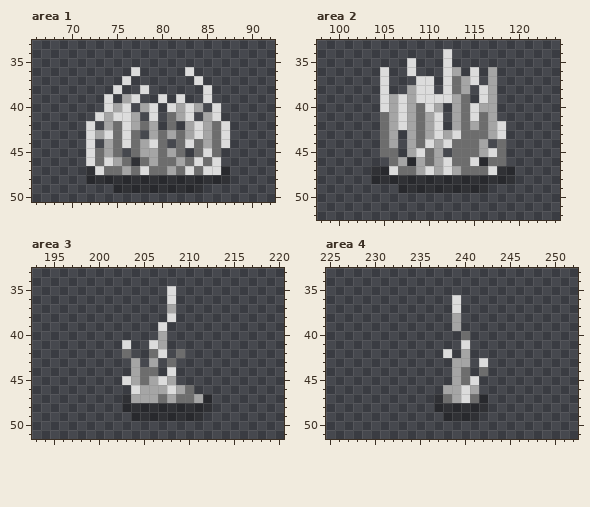
Edited in one commit: pixel-art file (IdleCollector/Content/Textures/sprites.aseprite). Above: the version before the commit.
288x112 pixels, 1 frame. Colours within 5 levels of each other are drawn and written as one. Shown: area 1: x 66..92, y 33..50; area 2: x 98..124, y 33..52; area 3: x 193..220, y 33..51; area 4: x 225..252, y 33..51. The old version is drawn lined up with the new one, on the new canvas. The commit also changed other parts of the picture, which this record leaves out.
After the commit:
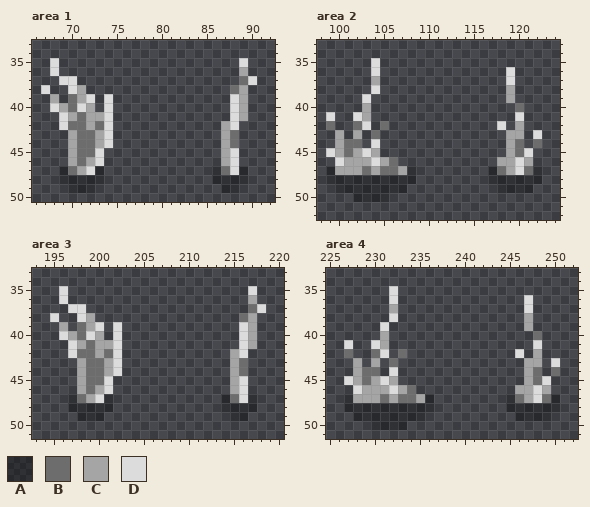
Palette (. is transparent): A #00000051  B #6d6d6d  C #a5a5a5  D #dcdcdc
Change:
canvas 288x112 -> 288x224
Area 1:
y 35: x 68 . -> D; x 89 . -> D
y 36: x 68 . -> D; x 77 D -> .; x 83 D -> .; x 89 . -> C
y 37: x 69..70 .. -> DD; x 76 D -> .; x 84 D -> .; x 89..90 .. -> BD
y 38: x 67 . -> D; x 70..71 .. -> DC; x 75 D -> .; x 78 D -> .; x 85 D -> .; x 88..89 .. -> BC
y 39: x 68 . -> C; x 70..72 ... -> BCD; x 76..77 CD -> ..; x 80 D -> .; x 82 D -> .; x 85 D -> .; x 88..89 .. -> DC
y 40: x 68..72 ..... -> DCBDC; x 75..76 CD -> ..; x 78..79 CD -> ..; x 81..84 DCDC -> ....; x 86 D -> .; x 88..89 .. -> DC
y 41: x 69..77 ....DCDDC -> DCBCCD...; x 79 D -> .; x 81..83 BCD -> ...; x 85..86 CD -> ..; x 88..89 .. -> DC
y 42: x 69..79 ...D.CBDCBC -> DBBCBD.....; x 81 B -> .; x 83..88 CDCBD. -> ....CD
y 43: x 70..72 ..D -> CBB; x 75..77 BDB -> ...; x 79..88 CBCBCDCBD. -> ........CB
y 44: x 70..80 ..D.CBDBCDB -> CBBCD......; x 82..88 BDBCBD. -> .....CB
y 45: x 70..75 ..DBCB -> CBBD..; x 77..82 BCCBCB -> ......; x 84..88 BDB.. -> ...CD
y 46: x 70..88 ..DBDCBABCBBCBDBD.. -> CBCD.............CD
y 47: x 69..89 ...ADBBCBDBBCBDBDDA.. -> ABCDA............ABDA
y 48: x 69..71 ... -> AAA; x 74..85 AAAAAAAAAAAA -> ............; x 88..89 .. -> AA
y 49: x 70..72 ... -> AAA; x 75..84 AAAAAAAAAA -> ..........; x 87..88 .. -> AA
Area 2:
y 34: x 112 D -> .
y 35: x 104 . -> D; x 108 D -> .; x 112 D -> .
y 36: x 104..105 .D -> D.; x 108 D -> .; x 112..113 DC -> ..; x 115 D -> .; x 117 C -> .; x 119 . -> D
y 37: x 104..105 .D -> C.; x 109..110 DD -> ..; x 112..115 DBCD -> ....; x 117 C -> .; x 119 . -> D
y 38: x 104..105 .D -> D.; x 108..110 CDD -> ...; x 112..114 DBC -> ...; x 116..117 DC -> ..; x 119 . -> C
y 39: x 103 . -> D; x 105..114 DCDCDDDDCB -> ..........; x 116..117 DC -> ..; x 119 . -> C
y 40: x 103 . -> C; x 105..111 DCDCBDC -> .......; x 113..117 CBDCC -> .....; x 120 . -> B
y 41: x 99 . -> D; x 102..103 .. -> DC; x 105..111 BCDCBCD -> .......; x 113..117 CBDBC -> .....; x 120 . -> D
y 42: x 99 . -> B; x 102..103 .. -> BD; x 106..111 CDCBCD -> ......; x 113..117 CBCBC -> .....; x 120 . -> C
y 43: x 100 . -> C; x 102 . -> C; x 104..106 .BC -> B..; x 108..120 CBCDCDBBBCD.. -> ...........CC; x 122 . -> D
y 44: x 100..102 ... -> CBB; x 104..106 .BC -> D..; x 108..116 CBDCDBBBC -> .........; x 118..120 B.. -> .CB; x 122 . -> B
y 45: x 99..106 ......BB -> DCBCDC..; x 108..111 CDBC -> ....; x 113..121 BBBCDB... -> ......CBD
y 46: x 100..105 ...... -> DCCCDC; x 107..121 CACBCDBBDABB... -> ...........CCDC
y 47: x 99..122 .....AADBBCDCDCBBBDAA... -> ACCCBCBBCA........ABCDBA
y 48: x 99..103 ..... -> AAAAA; x 109..116 AAAAAAAA -> ........; x 120..122 ... -> AAA
y 49: x 100..106 ....... -> AAAAAAA; x 108..116 AAAAAAAAA -> .........; x 118..121 .... -> AAAA
y 50: x 102..105 .... -> AAAA
Area 3:
y 35: x 196 . -> D; x 208 D -> .; x 217 . -> D
y 36: x 196 . -> D; x 208 D -> .; x 217 . -> C
y 37: x 197..198 .. -> DD; x 208 C -> .; x 217..218 .. -> BD
y 38: x 195 . -> D; x 198..199 .. -> DC; x 208 D -> .; x 216..217 .. -> BC
y 39: x 196 . -> C; x 198..200 ... -> BCD; x 202 . -> D; x 207 D -> .; x 216..217 .. -> DC
y 40: x 196..200 ..... -> DCBDC; x 202 . -> D; x 207 C -> .; x 216..217 .. -> DC
y 41: x 197..203 ......D -> DCBCCD.; x 206..207 DC -> ..; x 216..217 .. -> DC
y 42: x 197..203 ......B -> DBBCBD.; x 206..207 BD -> ..; x 209 B -> .; x 215..216 .. -> CD
y 43: x 198..202 ..... -> CBBCD; x 204 C -> .; x 206 C -> .; x 208 B -> .; x 215..216 .. -> CB
y 44: x 198..202 ..... -> CBBCD; x 204..206 CBB -> ...; x 208 D -> .; x 215..216 .. -> CB
y 45: x 198..201 .... -> CBBD; x 203..208 DCBCDC -> ......; x 215..216 .. -> CD
y 46: x 198..201 .... -> CBCD; x 204..210 DCCCDCB -> .......; x 215..216 .. -> CD
y 47: x 197..201 ..... -> ABCDA; x 203..212 ACCCBCBBCA -> ..........; x 214..217 .... -> ABDA
y 48: x 197..201 ..... -> AAAAA; x 203..212 AAAAAAAAAA -> ..........; x 214..217 .... -> AAAA
y 49: x 198..200 ... -> AAA; x 204..211 AAAAAAAA -> ........; x 215..216 .. -> AA
Area 4:
y 35: x 232 . -> D
y 36: x 232 . -> D; x 239 D -> .; x 247 . -> D
y 37: x 232 . -> C; x 239 D -> .; x 247 . -> D
y 38: x 232 . -> D; x 239 C -> .; x 247 . -> C
y 39: x 231 . -> D; x 239 C -> .; x 247 . -> C
y 40: x 231 . -> C; x 240 B -> .; x 248 . -> B
y 41: x 227 . -> D; x 230..231 .. -> DC; x 240 D -> .; x 248 . -> D
y 42: x 227 . -> B; x 230..231 .. -> BD; x 233 . -> B; x 238 D -> .; x 240 C -> .; x 246 . -> D; x 248 . -> C
y 43: x 228 . -> C; x 230 . -> C; x 232 . -> B; x 239..240 CC -> ..; x 242 D -> .; x 247..248 .. -> CC; x 250 . -> D
y 44: x 228..230 ... -> CBB; x 232 . -> D; x 239..240 CB -> ..; x 242 B -> .; x 247..248 .. -> CB; x 250 . -> B
y 45: x 227..232 ...... -> DCBCDC; x 239..241 CBD -> ...; x 247..249 ... -> CBD
y 46: x 228..234 ....... -> DCCCDCB; x 238..241 CCDC -> ....; x 246..249 .... -> CCDC
y 47: x 227..242 ..........ABCDBA -> ACCCBCBBCA......; x 245..250 ...... -> ABCDBA
y 48: x 227..242 ..........AAAAAA -> AAAAAAAAAA......; x 245..250 ...... -> AAAAAA
y 49: x 228..235 ........ -> AAAAAAAA; x 238..241 AAAA -> ....; x 246..249 .... -> AAAA
y 50: x 230..233 .... -> AAAA
Boxes around the changes in both pictures, in picture pixels (x1, y1, x2, y2):
changed: (41, 58, 257, 193)
changed: (326, 49, 542, 202)
changed: (50, 286, 266, 421)
changed: (344, 286, 560, 430)
